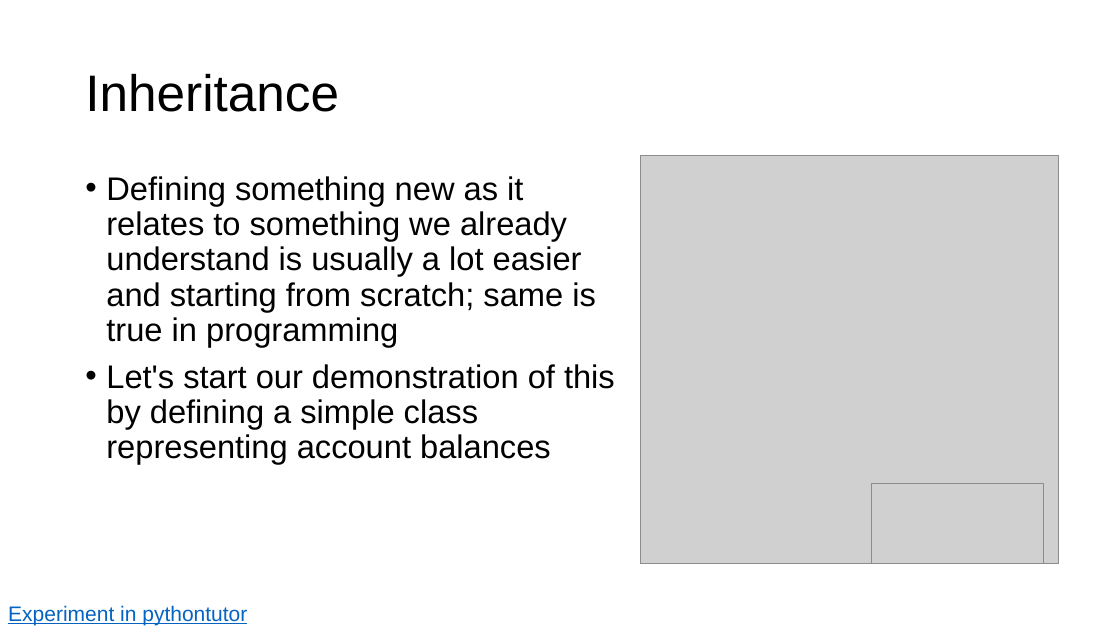
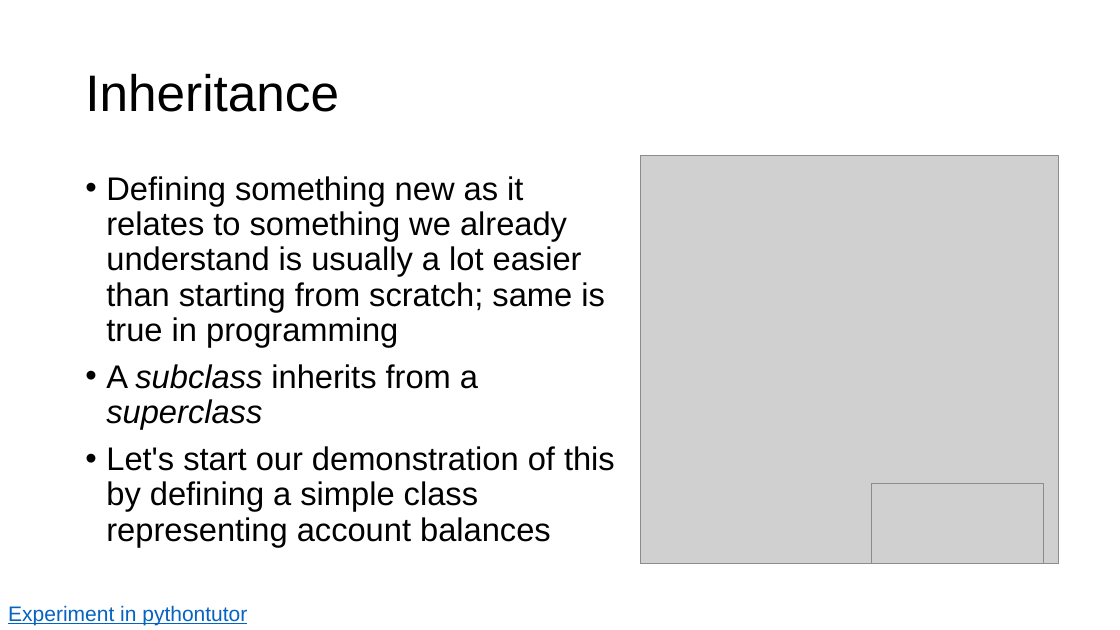
Before and after one commit to parrt/msds501, a slide deck: slide 16 of slides/OO.pptx. Drawn at 1120x630 pixels with LibreOffice and Linux fonts; fonts in the diff are those of the drawing; grey boxes stand for pictures; background and template pictures are left out. Boxes give left, top, right and bottom in pixels: in the first picture for what was removed or moved away, otherwise in the second. Text is boxed around its words. In the diff, an @@ line names an element or a change of style, - is before the commit and + after.

```diff
--- a/slides/OO.pptx
+++ b/slides/OO.pptx
@@ text at [106, 176, 605, 429]: text changed @@
-• Defining something new as it relates to something we already understand is usually a lot easier and starting from scratch; same is true in programming
+• Defining something new as it relates to something we already understand is usually a lot easier than starting from scratch; same is true in programming
+• A subclass inherits from a superclass
```
Also in this commit, not shown: 1 other slide changed, 1 slide removed, 2 other files.
